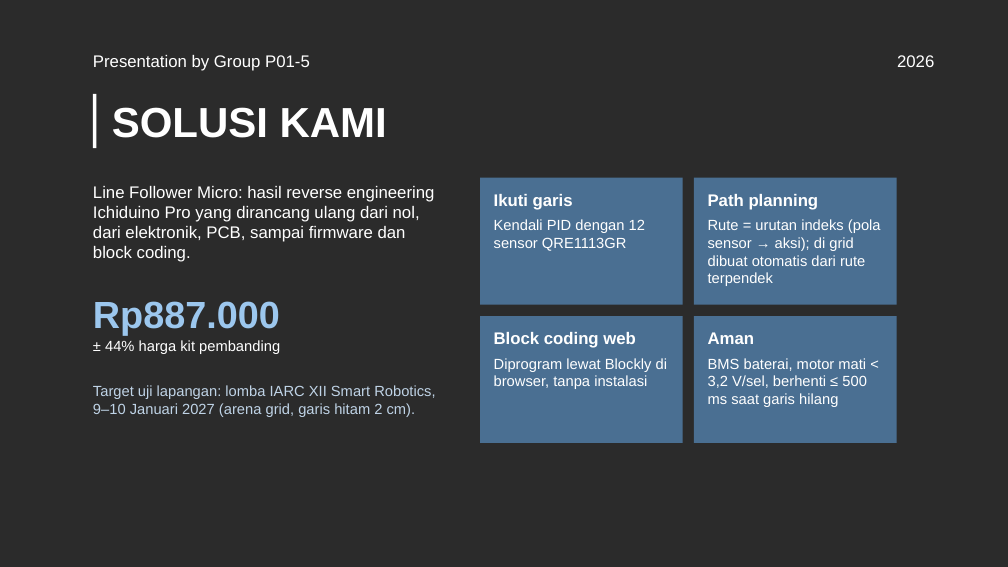
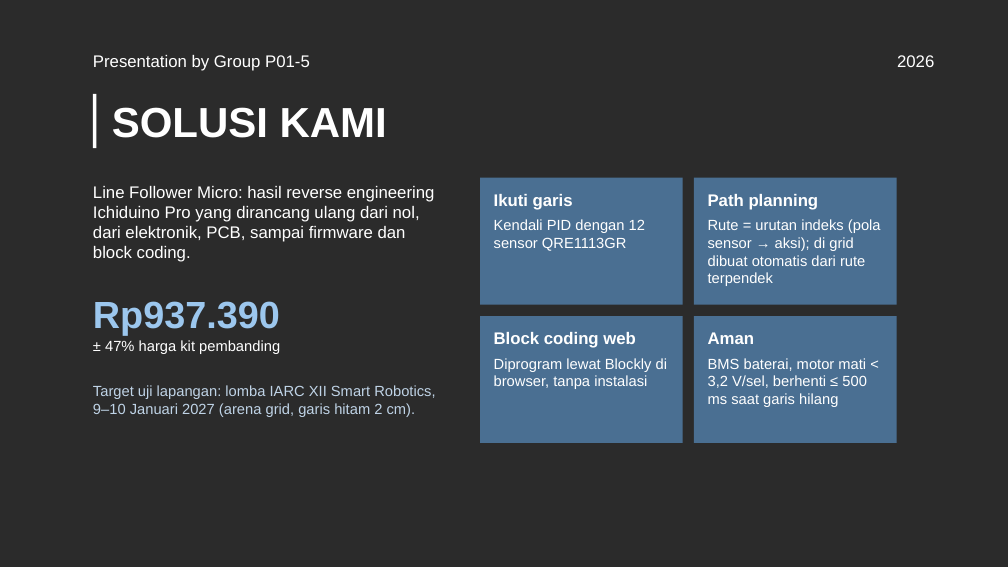
Before and after one commit to Mervs111/Line-Follower-Racer, a slide deck: slide 4 of docs/pitching-rab/LFM_Pitching_RAB_P01-5.pptx. Drawn at 1008x567 pixels with LibreOffice and Linux fonts; fonts in the diff are those of the drawing; background and template pictures are left out; a plain dark background stands for a picture behind light text. Boxes give left, top, right and bottom in pixels: in the first picture for what was removed or moved away, otherwise in the second. Text is boxed around its words. In the diff, an @@ line names an element or a change of style, - is before the commit and + after.

```diff
--- a/docs/pitching-rab/LFM_Pitching_RAB_P01-5.pptx
+++ b/docs/pitching-rab/LFM_Pitching_RAB_P01-5.pptx
@@ text at (93, 301, 280, 354): text changed @@
-Rp887.000
-± 44% harga kit pembanding
+Rp937.390
+± 47% harga kit pembanding
```
Also in this commit, not shown: 8 other slides changed, 10 other files.
